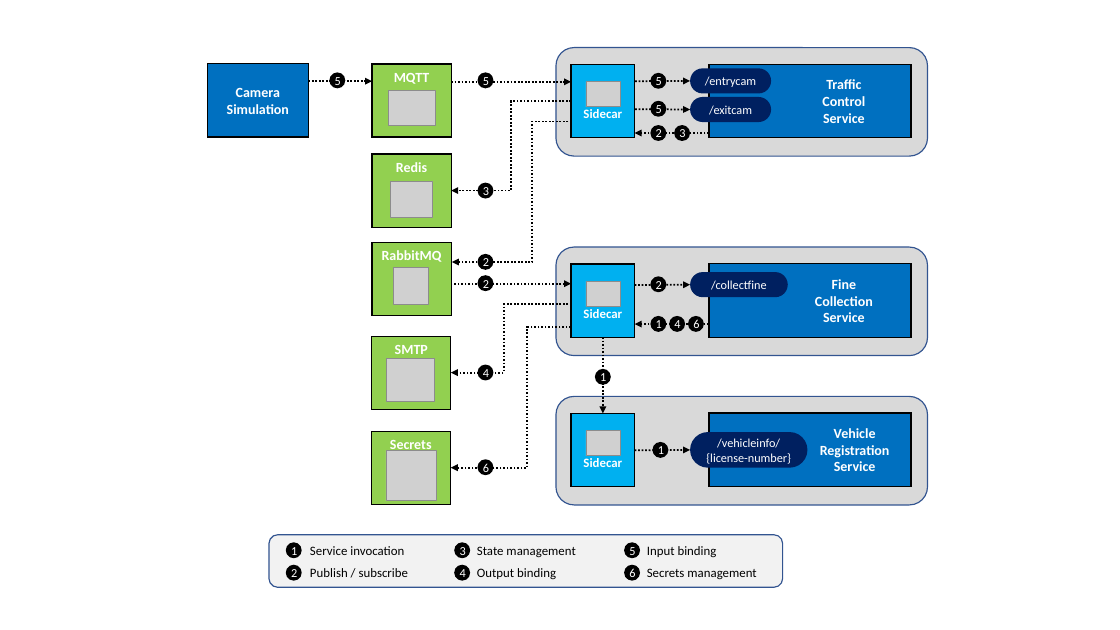
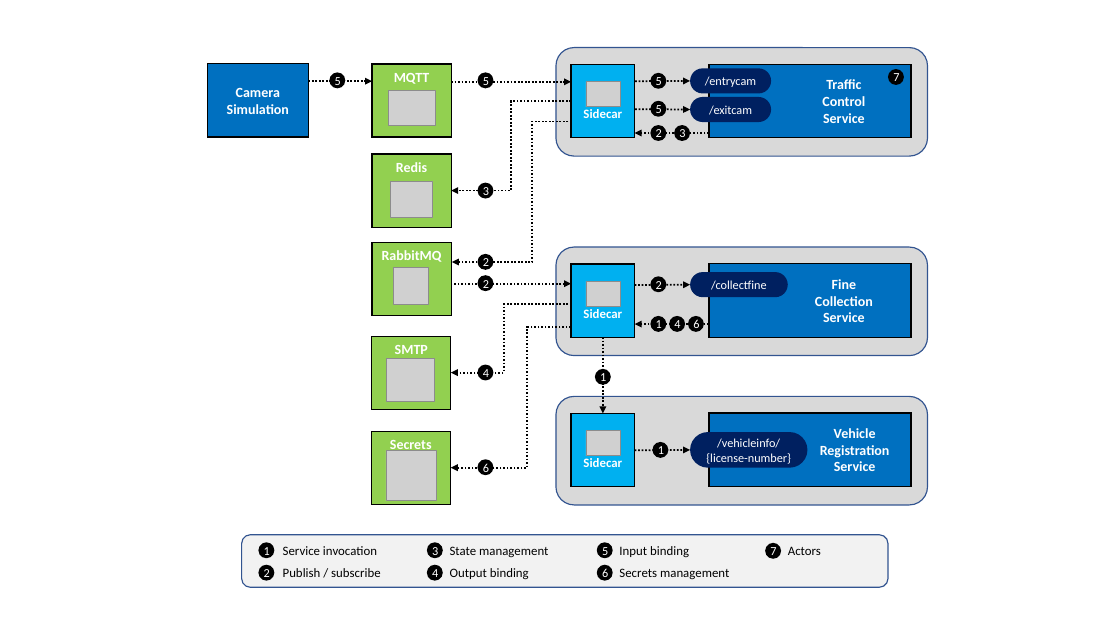
Before and after one commit to EdwinVW/dapr-traffic-control, a slide deck: slide 4 of Figures.pptx. Drawn at 1120x630 pixels with LibreOffice and Linux fonts; fonts in the diff are those of the drawing; grey boxes stand for pictures. Boxes give left, top, right and bottom in pixels: in the first picture for what was removed or moved away, otherwise in the second. Text is boxed around its words. In the diff, an @@ line names an element or a change of style, - is before the commit and + after.

Commit message:
Describe actor implementation in README

```diff
--- a/Figures.pptx
+++ b/Figures.pptx
@@ ellipse added at bbox=[888, 69, 904, 85], fill #000000, 10.5 pt, text #FFFFFF @@
+7
@@ rounded rectangle: place and size @@
-rounded rectangle at bbox=[269, 535, 783, 588]
+rounded rectangle at bbox=[242, 535, 888, 588]
@@ 2 texts, 2 ellipses: place and size @@
-2 texts, 2 ellipses at bbox=[455, 543, 575, 581]
+2 texts, 2 ellipses at bbox=[427, 543, 548, 581]
@@ 4 ellipses, 4 texts: place and size @@
-4 ellipses, 4 texts at bbox=[286, 543, 756, 581]
+4 ellipses, 4 texts at bbox=[259, 543, 729, 581]
@@ ellipse added at bbox=[765, 543, 781, 559], fill #000000, 10.5 pt, text #FFFFFF @@
+7
@@ text added at bbox=[788, 546, 821, 555], 11 pt, text #000000 @@
+Actors
```
Also in this commit, not shown: 3 other files.
